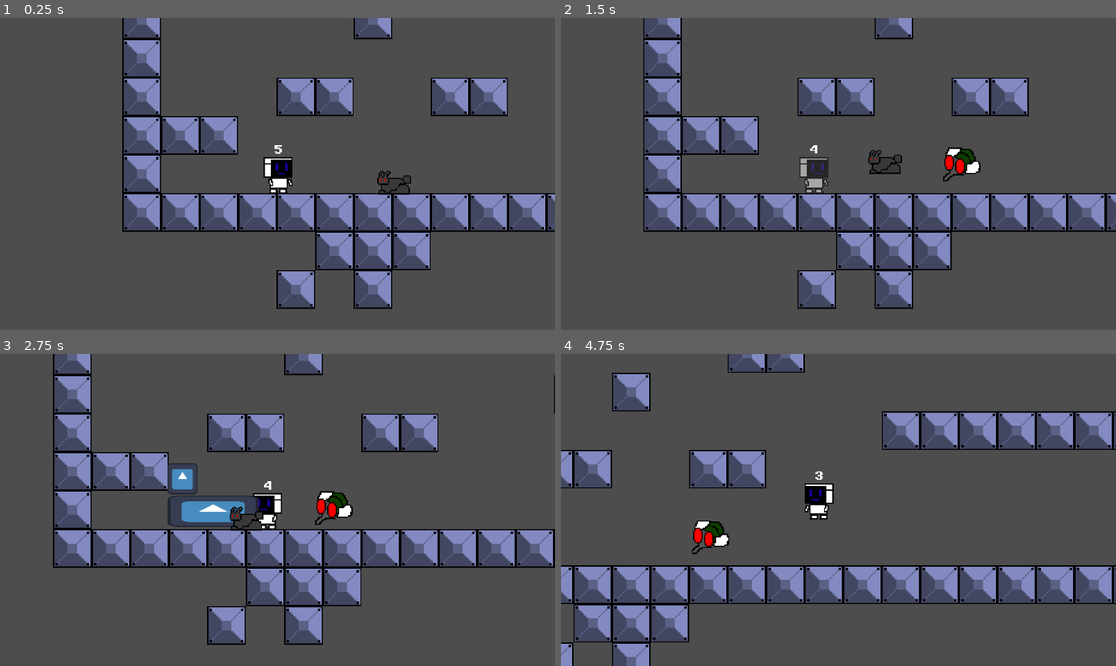
Above: before the commit, frames 1-4 (two rows, left to right).
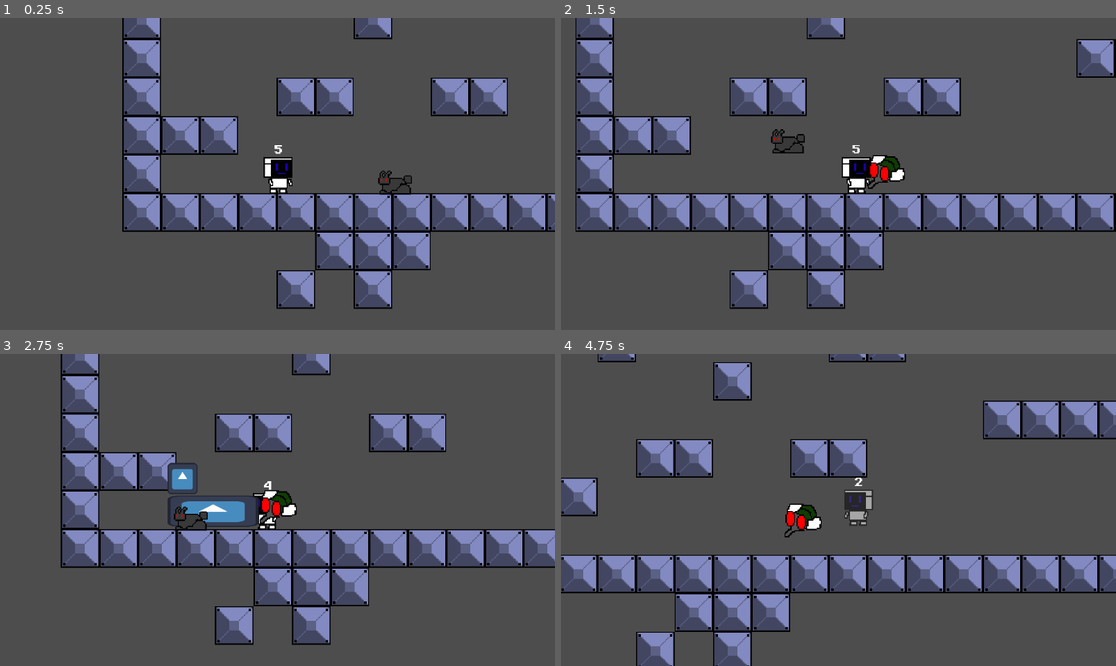
Above: after the commit, the same moments.

Repository: DanielKuhnDeAraujo/Robozin
Game: Godot game, scene res://scenes/jogo.tscn
Same seed, same stepped clock (60 frames per second), same inputs: the game is played once before the commit and once after it. The engine's default icon, where the game draws it, is replaced by a stand-in: a white triangle on a blue panel in a dark square.
Inputs:
- Up to frame 1 (0.25 s): no input
- Up to frame 2 (1.5 s): hold Z (aspirar) 0.53-1.28 s; hold D (andar_direita) from 0.53 s (still down); tap Space (pulo) at 0.77 s; tap X (atirar) at 1.35 s
- Up to frame 3 (2.75 s): tap Space (pulo) at 1.52 s; release D (andar_direita) at 2.03 s; hold Left (andar_esquerda) from 2.03 s (still down); hold Z (aspirar) from 2.03 s (still down)
- Up to frame 4 (4.75 s): release Left (andar_esquerda) at 2.78 s; release Z (aspirar) at 2.78 s; hold D (andar_direita) 2.78-4.28 s; tap X (atirar) at 2.85, 4.35 s; tap Space (pulo) at 3.02, 3.77, 4.52 s; hold Z (aspirar) 3.53-4.28 s; hold Left (andar_esquerda) from 4.28 s (still down)

The runs differ from the first frame. In frame 1, 0.1% of the frame differs, in the area x 67-75%, y 48-57%; in frame 2, 25%; in frame 3, 14%; in frame 4, 26%, in the area x 0-100%, y 0-100%.

Commit message:
aumento na dificuldade das moscas e coelho

Diff:
--- a/scenes/mosca.tscn
+++ b/scenes/mosca.tscn
@@ -36,5 +36,9 @@
 shape = SubResource("CircleShape2D_kwhvw")
 debug_color = Color(0.92302436, 0, 0.1419878, 0.41960785)
 
+[node name="Move_random" type="Timer" parent="."]
+autostart = true
+
 [connection signal="body_entered" from="Area2D" to="." method="_on_area_2d_body_entered"]
 [connection signal="body_exited" from="Area2D" to="." method="_on_area_2d_body_exited"]
+[connection signal="timeout" from="Move_random" to="." method="_on_move_random_timeout"]
--- a/scripts/cueio.gd
+++ b/scripts/cueio.gd
@@ -3,8 +3,9 @@
 @onready var raycast: RayCast2D = $raycast
 var seguindo  = "f"
 var dano = 1
-var gravidade =480
+var gravidade =960
 var contador =0
+var speed =100
 func _ready() -> void:
 	velocity.x -=50
 func _physics_process(delta: float) -> void:
@@ -29,15 +30,15 @@
 
 
 func _on_pulo_timeout() -> void:
-		velocity.y-=150
+		velocity.y-=300
 		if  seguindo == 'f':
-			velocity.x=50 *(randi() % 2)
+			velocity.x=speed *(randi() % 2)
 			if velocity.x== 0 :
-				velocity.x=-50
+				velocity.x=-speed
 		if seguindo == "direita" :
-			velocity.x = 50
+			velocity.x = speed
 		if seguindo == "esquerda" :
-			velocity.x = -50
+			velocity.x = -speed
 		if velocity.x >0 :
 			sprite.flip_h= true
 			raycast.target_position=Vector2(70,0)
--- a/scripts/mosca.gd
+++ b/scripts/mosca.gd
@@ -1,9 +1,15 @@
 extends CharacterBody2D
 var dano =1;
+var vida =1;
 var monitorar : bool = false
 var bode
-var speed : int = 25
+var speed : int = 75
 var pode_mover = true
+var random: int
+var dir_random_list  = ["-y","y","x","-x"]
+var dir_random = "y"
+var dir_random_d = "x"
+@onready var move_random: Timer = $Move_random
 
 func _physics_process(delta: float) -> void:
 	if pode_mover:
@@ -18,6 +24,14 @@
 				velocity.y=speed
 		else :
 			velocity= Vector2(0,0)
+		if dir_random == "y" or dir_random_d =="y":
+			velocity.y += speed /3
+		if dir_random == "-y" or dir_random_d =="-y":
+			velocity.y -= speed /3
+		if dir_random == "x" or dir_random_d =="x":
+			velocity.x += speed /3
+		if dir_random == "-x" or dir_random_d =="-x":
+			velocity.x -= speed /3
 		move_and_slide()
 func _process(delta: float) -> void:
 	pass
@@ -36,3 +50,11 @@
 
 func interromper(estado: bool) -> void:
 	pode_mover = estado
+
+
+
+func _on_move_random_timeout() -> void:
+	random = randi() % 4
+	dir_random = dir_random_list[random]
+	random = randi() % 4
+	dir_random_d = dir_random_list[random]
